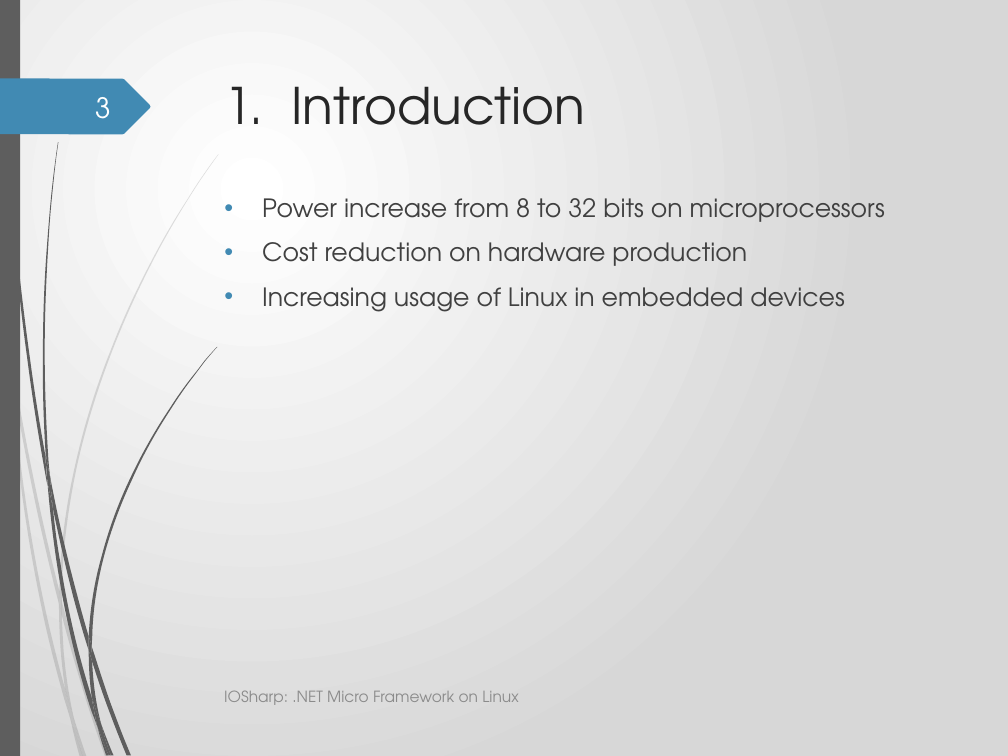
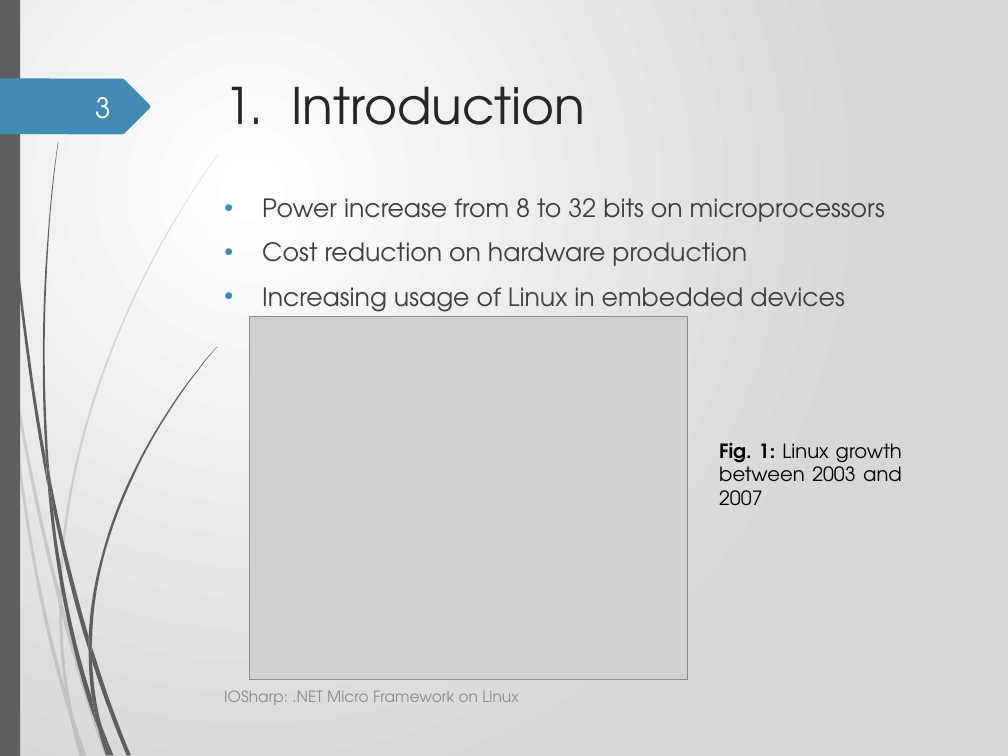
Before and after one commit to GerardSoleCa/BachelorThesisMisc, a slide deck: slide 3 of ThesisDoc/IOSharp2.pptx. Drawn at 1008x756 pixels with LibreOffice and Linux fonts; fonts in the diff are those of the drawing; grey boxes stand for pictures; background and template pictures are left out. Boxes give left, top, right and bottom in pixels: in the first picture for what was removed or moved away, otherwise in the second. Text is boxed around its words. In the diff, an @@ line names an element or a change of style, - is before the commit and + after.

```diff
--- a/ThesisDoc/IOSharp2.pptx
+++ b/ThesisDoc/IOSharp2.pptx
@@ picture added at [250,317,688,679] @@
@@ text added at [719,443,902,506], 14 pt, text #000000 @@
+Fig. 1: Linux growth between 2003 and 2007
```
Also in this commit, not shown: 19 other slides changed, 4 slides added, 1 slide removed, 7 other files.
